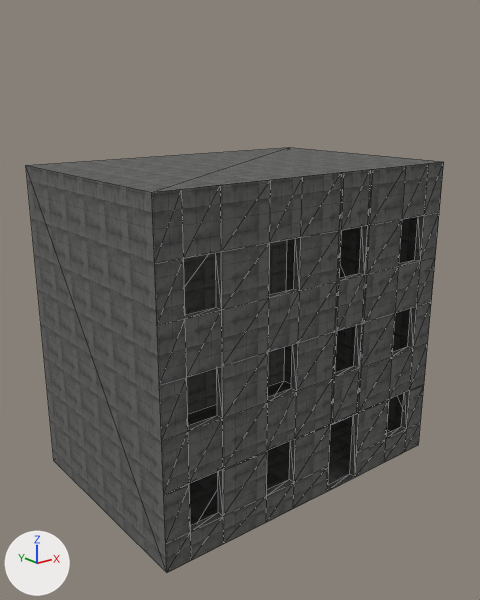
One commit to the OBJ model resources/blender/zombie_street/Street_BlockL3.obj: the scene before it, then after it.
The view is the same before and after, from a camera (50 mm lens) standing at (-13.6, -13.24, 12.2) and looking at (-0.2, 3.51, 5.5). Every picture has the same lights, and +X, +Y and +Z are marked at lower left. The older version comes first. Mesh edges are drawn as thin lines. Where no turn or scale is listed for an object, it has been applied to the vertices.

Objects in the first picture: 'Street_BlockL3'.
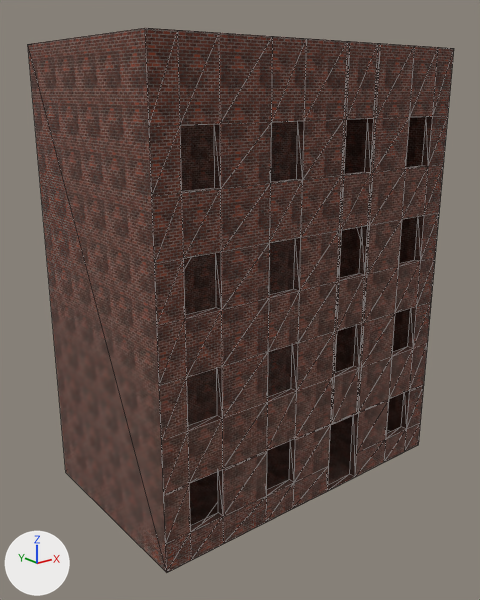
Location of each change, [x1, y1, x2, y2] in pixels of the pictures (480 x 600 px):
'Street_BlockL3', reshaped (28% taller)
    before: [26, 147, 444, 573]
    after: [28, 28, 454, 573]
part 1 of me_street_blockl3, built on
    before: [26, 147, 444, 573]
    after: [28, 28, 454, 573]
part 2 of me_street_blockl3, surface changed
    before: [188, 381, 390, 525]
    after: [189, 416, 390, 525]
part 3 of me_street_blockl3, recoloured
    both: [155, 213, 439, 572]

The change, as a list of edits to the scene's bpy script:
```text
Add img_brickwall_png:
    img_brickwall_png = load_image('BrickWall.png', 'BrickWall.png', 1024, 1024, 'sRGB')
Add mat_wallbrick:
    mat_wallbrick = principled_material('WallBrick')
    mat_wallbrick.texture = img_brickwall_png
    mat_wallbrick.roughness = 0.95
Change me_street_blockl3:
    used by ob_street_blockl3; location = (0.0, 0.0, 0.0)
    remove me_street_blockl3.from_pydata(...)  # 170 vertices, 264 faces; spans x -5.6..5.6, y 0.0..7.5, z -0.49..10.0
    add me_street_blockl3.from_pydata(...)  # 210 vertices, 332 faces; spans x -5.6..5.6, y 0.0..6.5, z -0.49..13.5
    me_street_blockl3 part 1
    14 vertices are removed from x -5.6..5.6, y 0.0..7.5, z 10.0
    30 faces are deleted
    2 vertices move from x -5.6..5.6, y 7.5, z -0.49 to x -5.6..5.6, y 6.5, z -0.49
    2 vertices are added at (-5.6, 6.5, 13.5), (5.6, 6.5, 13.5)
    12 new vertices lie (0.0, 0.0, 1.6) away from vertices in x -5.6..5.6, y 0.0, z 8.31
    12 new vertices lie (0.0, 0.0, 1.55) away from vertices in x -5.6..5.6, y 0.0, z 9.91
    16 new vertices lie (0.0, 0.24, 0.0) away from vertices in x -4.78..4.78, y 0.0, z 9.91..11.46
    12 new vertices lie (0.0, 0.0, 2.04) away from vertices in x -5.6..5.6, y 0.0, z 11.46
    98 new faces join them
    me_street_blockl3 part 2: 2 kept faces spanning x -5.6..5.6, y 0.0..6.5, z -0.49 get new texture (UV) coordinates
    me_street_blockl3 part 3: 234 faces spanning x -5.6..5.6, y 0.0..6.5, z -0.49..8.31 switch from mat_wallconcrete (picture img_concretewall_png) to mat_wallbrick (picture img_brickwall_png)
```
